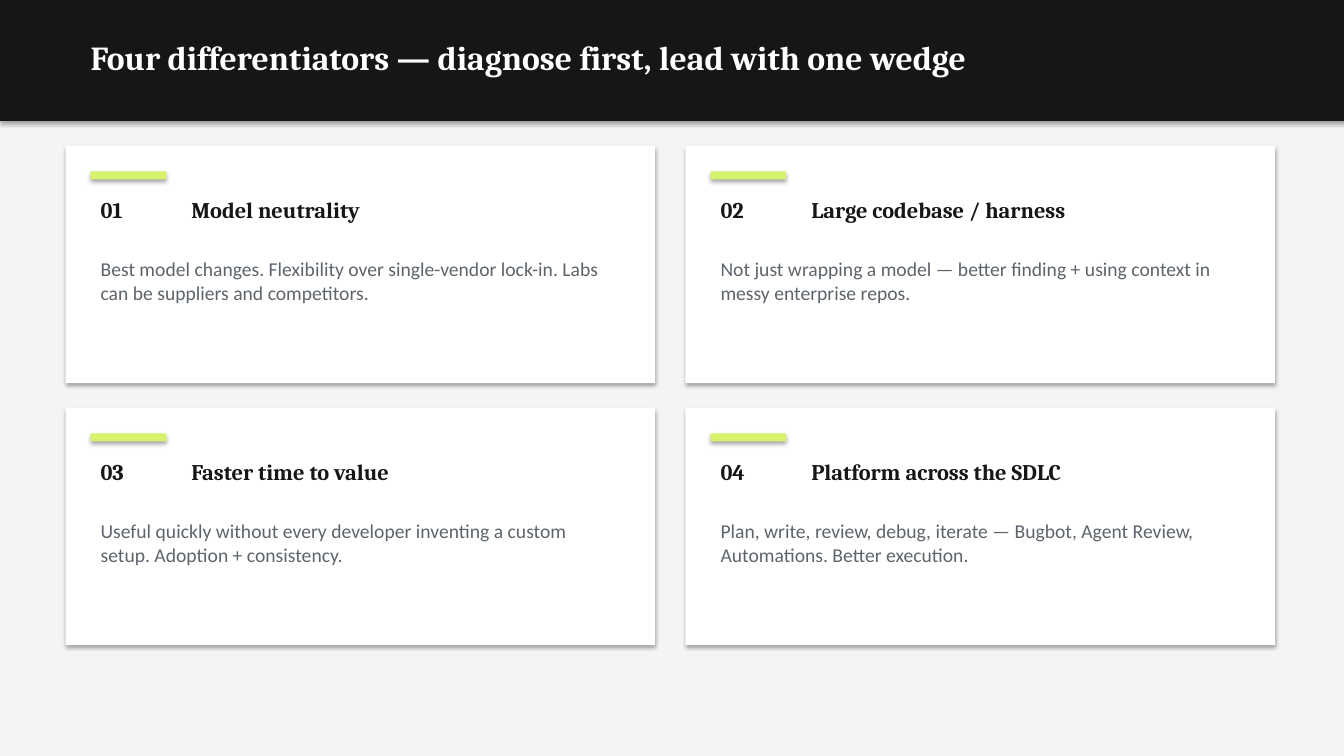
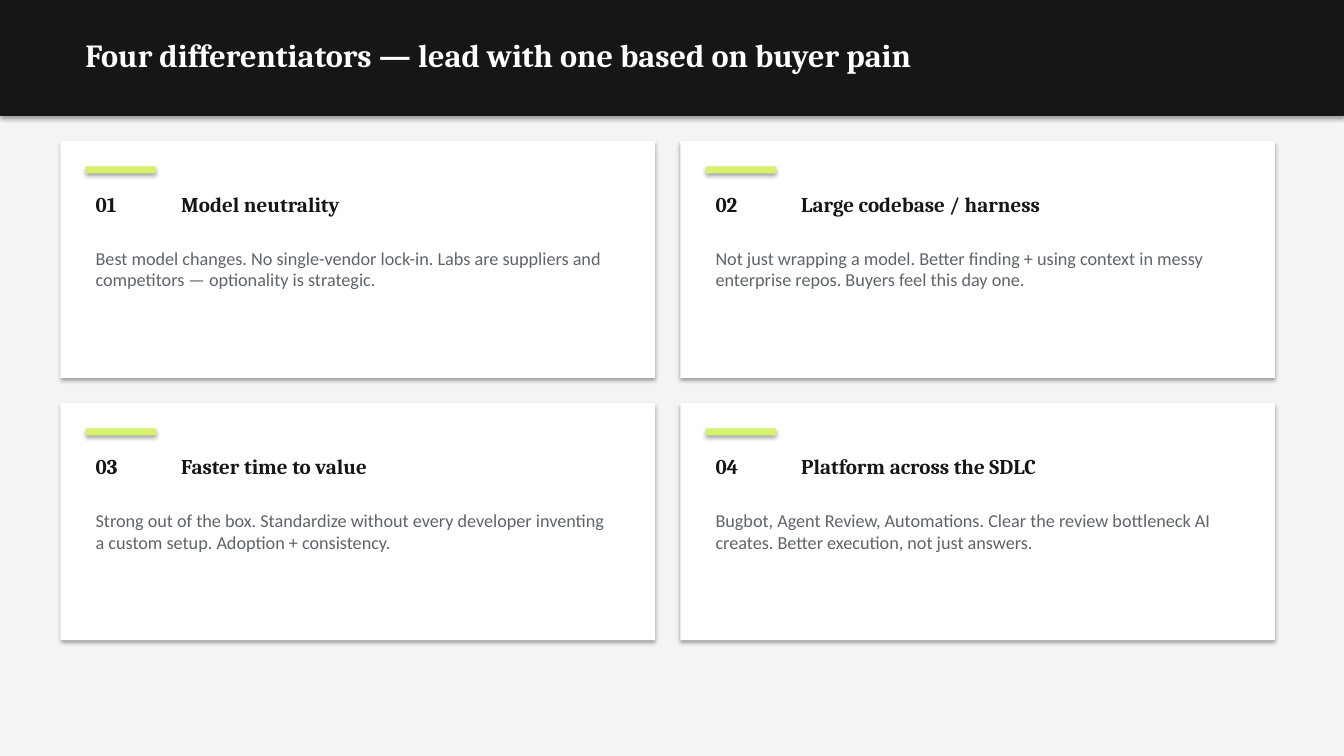
Before and after one commit to dempseli01-stack/lindsey, a slide deck: slide 10 of Lindsey_Presentation.pptx. Drawn at 1344x756 pixels with LibreOffice and Linux fonts; fonts in the diff are those of the drawing. Boxes give left, top, right and bottom in pixels: in the first picture for what was removed or moved away, otherwise in the second. Text is boxed around its words. In the diff, an @@ line names an element or a change of style, - is before the commit and + after.

```diff
--- a/Lindsey_Presentation.pptx
+++ b/Lindsey_Presentation.pptx
@@ rectangle: place and size @@
-rectangle at (0,0,1344,121)
+rectangle at (0,0,1344,116)
@@ text at (85,44,911,74): text changed; size 24 to 23 pt @@
-Four differentiators — diagnose first, lead with one wedge
+Four differentiators — lead with one based on buyer pain
@@ rectangle: place and size @@
-rectangle at (66,146,655,383)
+rectangle at (60,141,655,378)
@@ rectangle: place and size @@
-rectangle at (686,146,1275,383)
+rectangle at (681,141,1275,378)
@@ rectangle: place and size @@
-rectangle at (91,171,166,179)
+rectangle at (86,166,156,173)
@@ rectangle: place and size @@
-rectangle at (711,171,786,179)
+rectangle at (706,166,776,173)
@@ text "Model neutrality": place and size @@
-text "Model neutrality" at (191,202,360,223)
+text "Model neutrality" at (181,197,340,217)
@@ text "Large codebase / harness": place and size @@
-text "Large codebase / harness" at (811,202,1065,223)
+text "Large codebase / harness" at (801,197,1040,217)
@@ text at (96,252,601,289): text changed; size 14 to 13 pt @@
-Best model changes. Flexibility over single-vendor lock-in. Labs can be suppliers and competitors.
+Best model changes. No single-vendor lock-in. Labs are suppliers and competitors — optionality is strategic.
@@ text at (716,252,1203,289): text changed; size 14 to 13 pt @@
-Not just wrapping a model — better finding + using context in messy enterprise repos.
+Not just wrapping a model. Better finding + using context in messy enterprise repos. Buyers feel this day one.
@@ rectangle: place and size @@
-rectangle at (66,408,655,645)
+rectangle at (60,403,655,640)
@@ rectangle: place and size @@
-rectangle at (686,408,1275,645)
+rectangle at (681,403,1275,640)
@@ rectangle: place and size @@
-rectangle at (91,434,166,442)
+rectangle at (86,429,156,436)
@@ text "Faster time to value": place and size @@
-text "Faster time to value" at (191,464,389,480)
+text "Faster time to value" at (181,459,367,474)
@@ size 16 to 15 pt in 8 elements at (181,197,340,217), (801,197,1040,217), (181,459,367,474), (801,459,1035,475), (96,459,118,474), (96,197,117,212), (716,197,738,212), (716,459,739,474) @@
@@ rectangle: place and size @@
-rectangle at (711,434,786,442)
+rectangle at (706,429,776,436)
@@ text "Platform across the SDLC": place and size @@
-text "Platform across the SDLC" at (811,464,1061,481)
+text "Platform across the SDLC" at (801,459,1035,475)
@@ text at (96,514,604,552): text changed; size 14 to 13 pt @@
-Useful quickly without every developer inventing a custom setup. Adoption + consistency.
+Strong out of the box. Standardize without every developer inventing a custom setup. Adoption + consistency.
@@ text at (716,514,1210,552): text changed; size 14 to 13 pt @@
-Plan, write, review, debug, iterate — Bugbot, Agent Review, Automations. Better execution.
+Bugbot, Agent Review, Automations. Clear the review bottleneck AI creates. Better execution, not just answers.
```
Also in this commit, not shown: 20 other slides changed, 3 other files.
